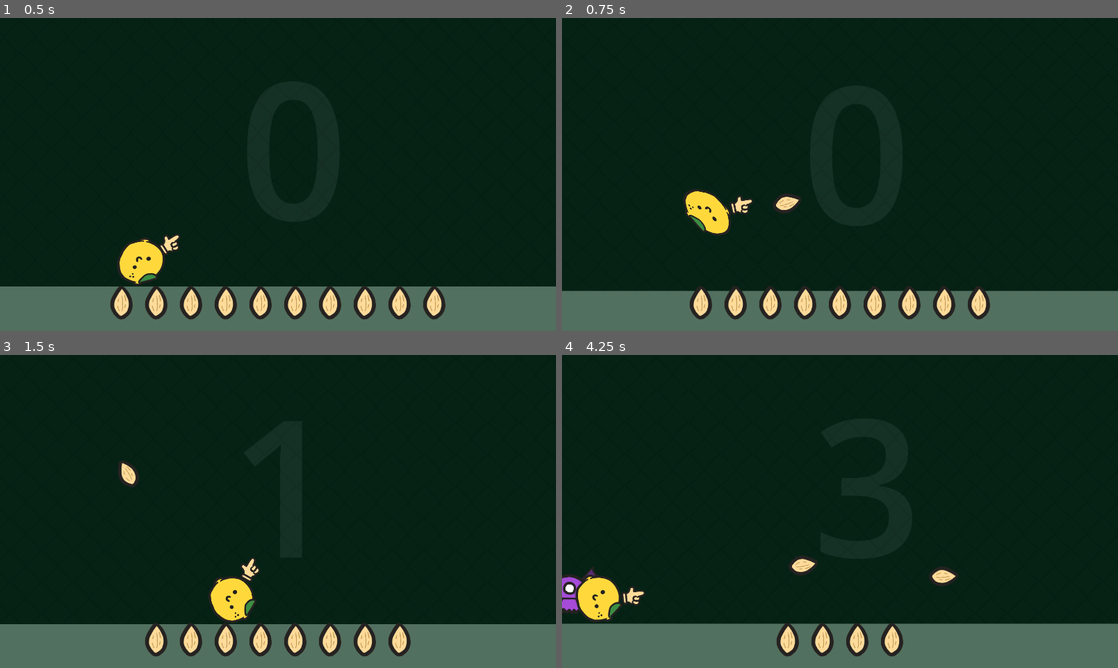
Above: before the commit, frames 1-4 (two rows, left to right).
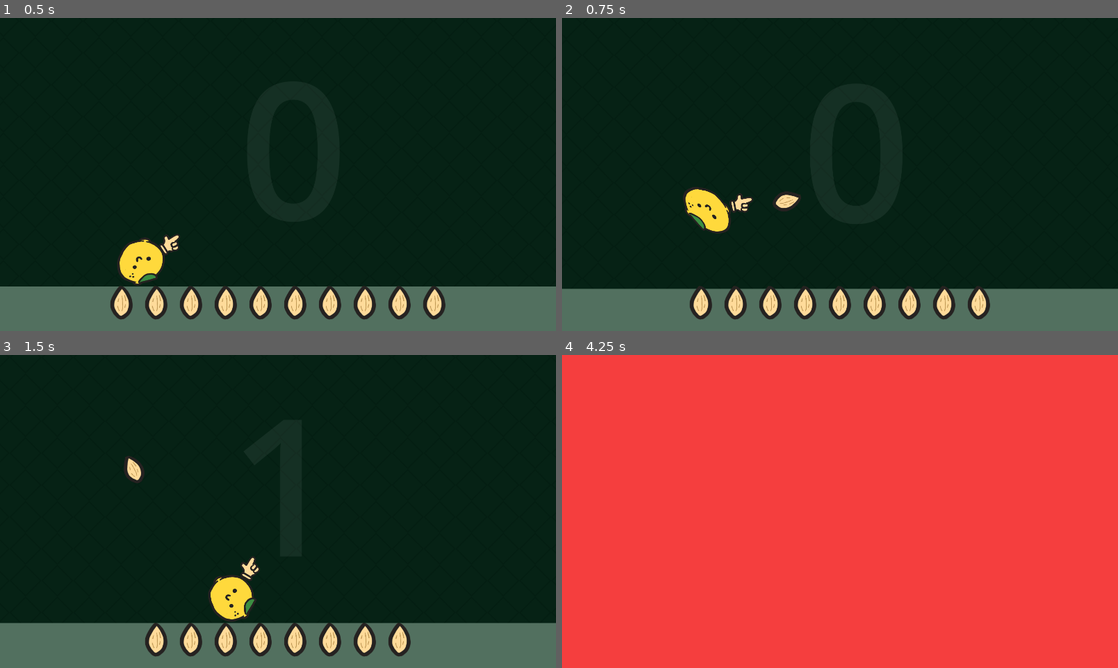
Above: after the commit, the same moments.

Repository: BajaTheFrog/public-juice-workshop-2026
Game: Godot game, scene res://game/content/contexts/play_context/base_game_scene.tscn
Two runs of this game, one before a commit and one after it. Both use one fixed random seed, a clock stepped at 60 frames per second and the inputs below.
Inputs (mouse positions are in pixels of both pictures, inside the frame that each line leads up to):
- Up to frame 1 (0.5 s): no input
- Up to frame 2 (0.75 s): move the mouse to (962, 158) at 0.52 s; hold D (right) from 0.53 s (still down); tap W (jump) at 0.6 s; click (962, 158) at 0.67 s
- Up to frame 3 (1.5 s): tap W (jump) at 0.77, 1.07 s; release D (right) at 1.25 s; drag from (166, 527) to (533, 442) at 1.27 s
- Up to frame 4 (4.25 s): move the mouse to (895, 442) at 2.02 s; hold A (left) 2.03-2.75 s; tap W (jump) at 2.1, 3.6, 3.77, 4.07 s; drag from (812, 574) to (639, 599) at 2.77 s; move the mouse to (1006, 558) at 3.52 s; hold D (right) from 3.53 s (still down)

Frame 1 is identical in both runs. In frame 2, 1.3% of the frame differs, in the area x 0-100%, y 54-88%; in frame 3, 1.0%; in frame 4, 100%, in the area x 0-100%, y 0-100%.

Commit message:
step-4.1: Exercise 07 • 🔊 Sound · Feedback
Unlocks SFX across every juice box with one global switch (A).

Diff:
--- a/game/members/steps.gd
+++ b/game/members/steps.gd
@@ -83,7 +83,7 @@
 	SCREEN_FLASH: true,      # [STEP-3.2.C] Death Flash
 
 	# --- Exercise 4.1 - Sound / Feedback ---
-	SOUND_ON: false,         # [STEP-4.1.A] Sound
+	SOUND_ON: true,          # [STEP-4.1.A] Sound
 }
 
 var _definitions: Array[StepDefinition] = []
--- a/game/services/sound_service.gd
+++ b/game/services/sound_service.gd
@@ -45,7 +45,7 @@
 
 func play_sfx(stream: AudioStream, pitch_variance: float = 0.0) -> void:
 	# [STEP-4.1.A]: Unlock sounds so they can play!
-	var unlocked_sounds = false
+	var unlocked_sounds = true
 	if not Game.steps.on(Steps.SOUND_ON):
 		return
 
